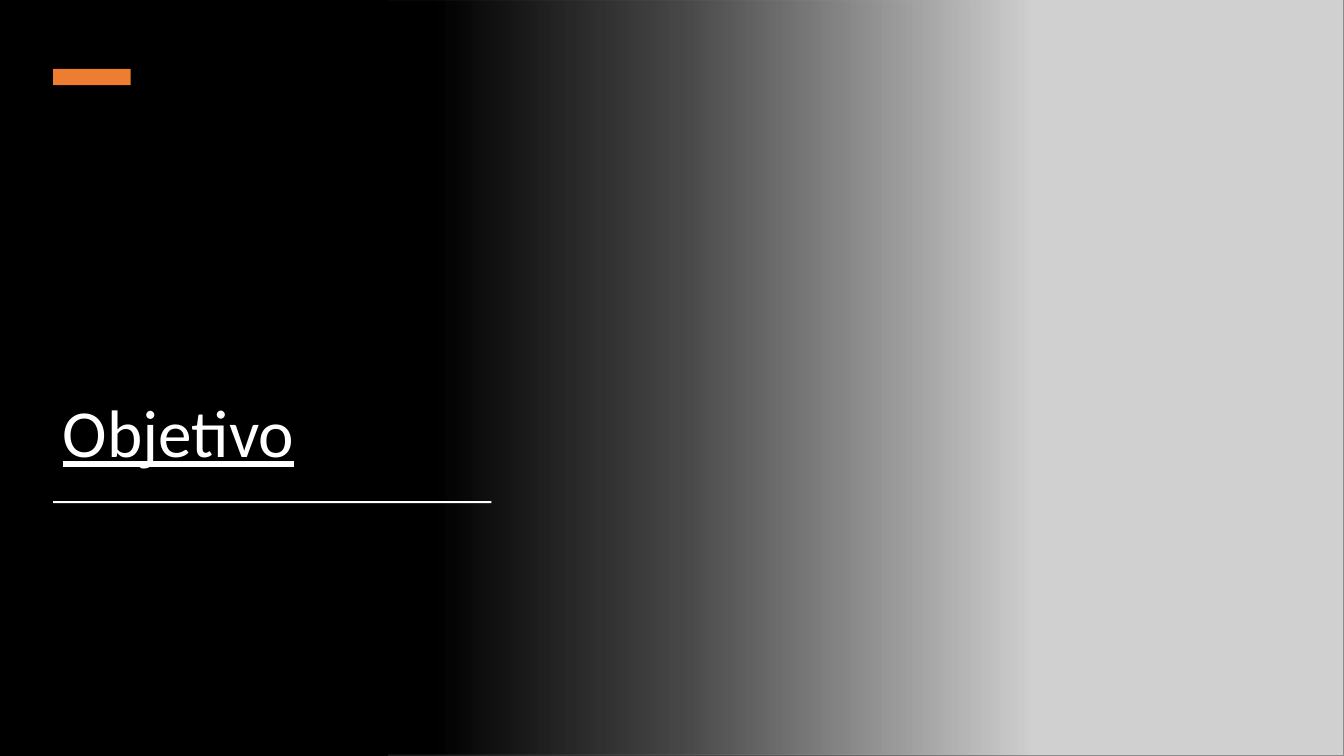
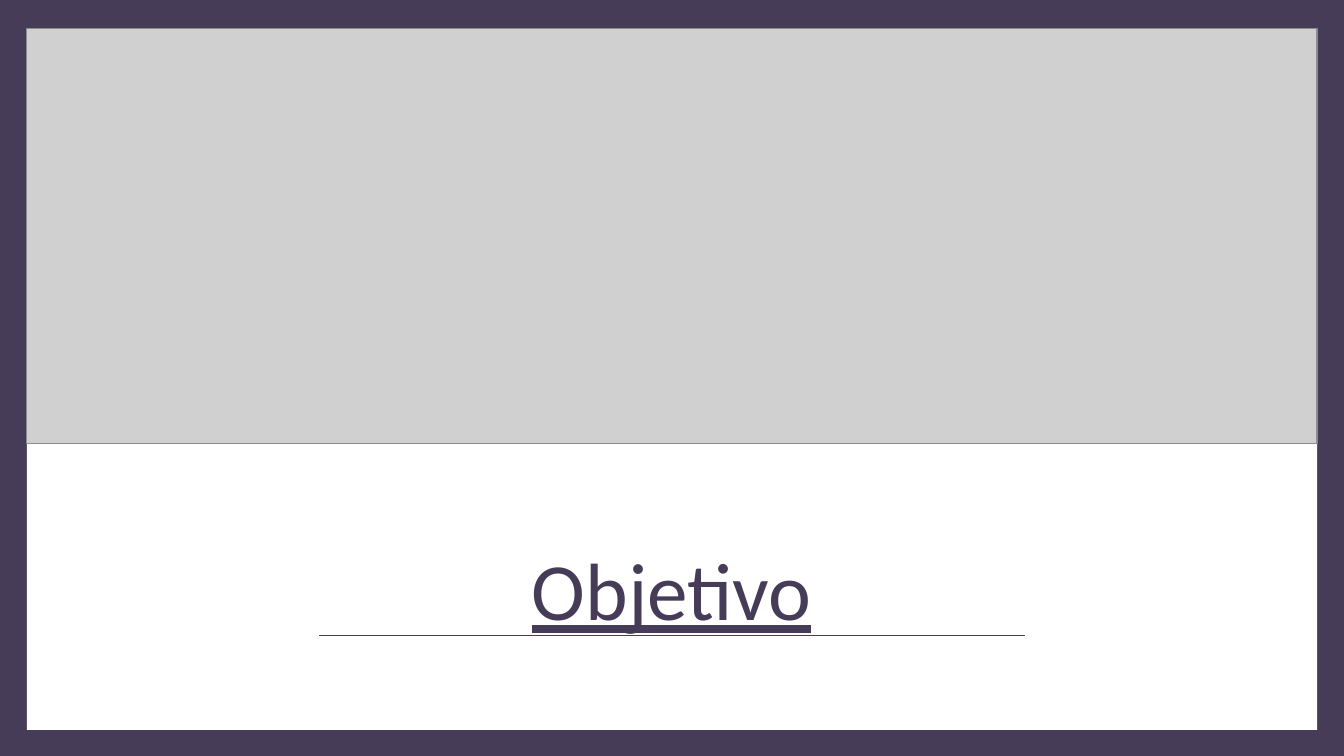
Before and after one commit to carlosmascena/primeiro-repositorio-ads-b, a slide deck: slide 3 of projeto-site/public/documentacao/Slides para o Projeto Individual.pptx. Drawn at 1344x756 pixels with LibreOffice and Linux fonts; fonts in the diff are those of the drawing; grey boxes stand for pictures. Boxes give left, top, right and bottom in pixels: in the first picture for what was removed or moved away, otherwise in the second. Text is boxed around its words. In the diff, an @@ line names an element or a change of style, - is before the commit and + after.

```diff
--- a/projeto-site/public/documentacao/Slides para o Projeto Individual.pptx
+++ b/projeto-site/public/documentacao/Slides para o Projeto Individual.pptx
@@ background #000000 to #FFFFFF @@
@@ rectangle: place and size @@
-rectangle at box(0, 0, 1029, 756)
+rectangle at box(0, 0, 1344, 756)
@@ rectangle at box(0, 0, 1344, 756): fill gradient #000000 to #463C58 @@
@@ picture: place and size @@
-picture at box(388, 0, 1344, 756)
+picture at box(27, 28, 1318, 444)
@@ rectangle added at box(27, 28, 1318, 730), fill #FFFFFF @@
@@ rectangle removed at box(53, 69, 131, 85) @@
@@ title "Objetivo": place and size @@
-title "Objetivo" at box(63, 410, 294, 469)
+title "Objetivo" at box(532, 563, 812, 636)
@@ title "Objetivo" at box(532, 563, 812, 636): size 48 to 58 pt, text colour #FFFFFF to #463C58; alignment left to centre @@
@@ rectangle removed at box(53, 501, 492, 503) @@
@@ line added from (320, 636) to (1025, 636), #463C58 0.5 pt @@
```
Also in this commit, not shown: 3 other slides changed, 1 slide added.
